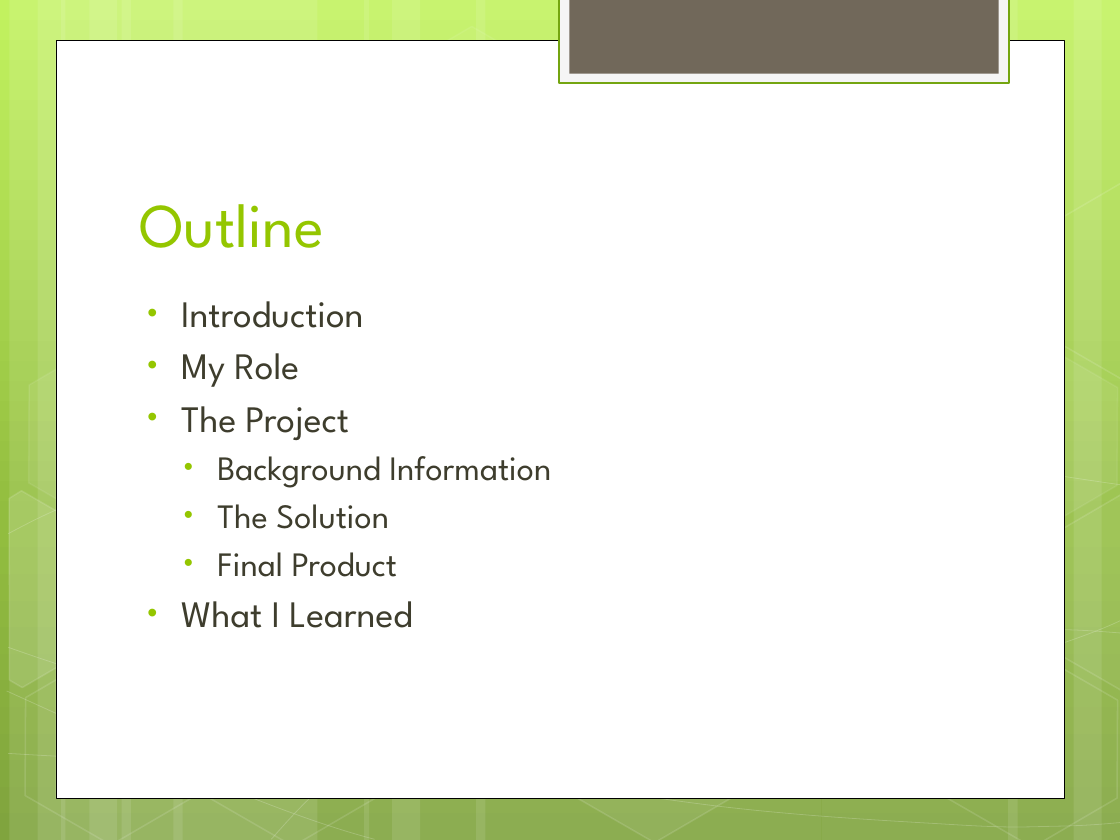
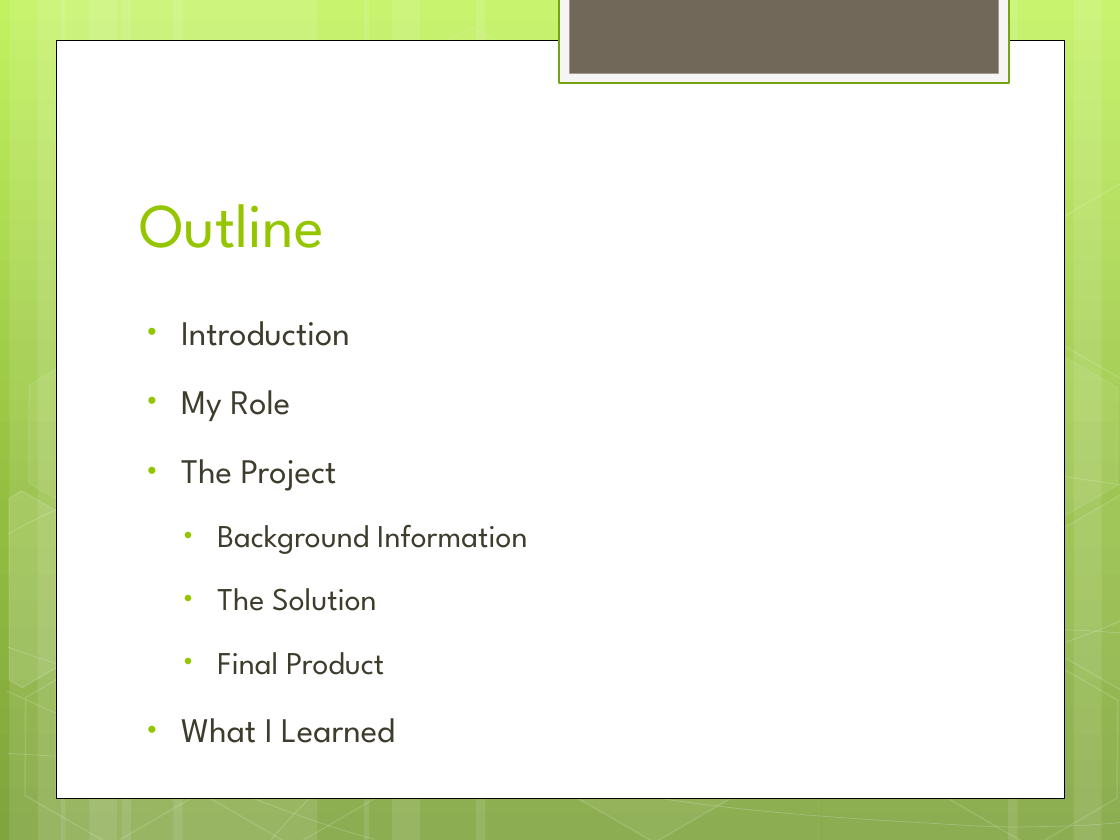
Before and after one commit to vruti/ReportConversionApplication, a slide deck: slide 2 of Presentation/Internship Presentation.pptx. Drawn at 1120x840 pixels with LibreOffice and Linux fonts; fonts in the diff are those of the drawing. Boxes give left, top, right and bottom in pixels: in the first picture for what was removed or moved away, otherwise in the second. Text is boxed around its words. In the diff, an @@ line names an element or a change of style, - is before the commit and + after.

```diff
--- a/Presentation/Internship Presentation.pptx
+++ b/Presentation/Internship Presentation.pptx
@@ text "Introduction" at (181,321,527,743): size 24 to 22.2 pt in "Introduction", "My Role", "The Project", "What I Learned"; size 22 to 20.4 pt in "Background Information", "The Solution", "Final Product"; line spacing 1 to 1.5 @@
```
Also in this commit, not shown: 4 other slides changed, 5 slides added, 3 slides removed.
